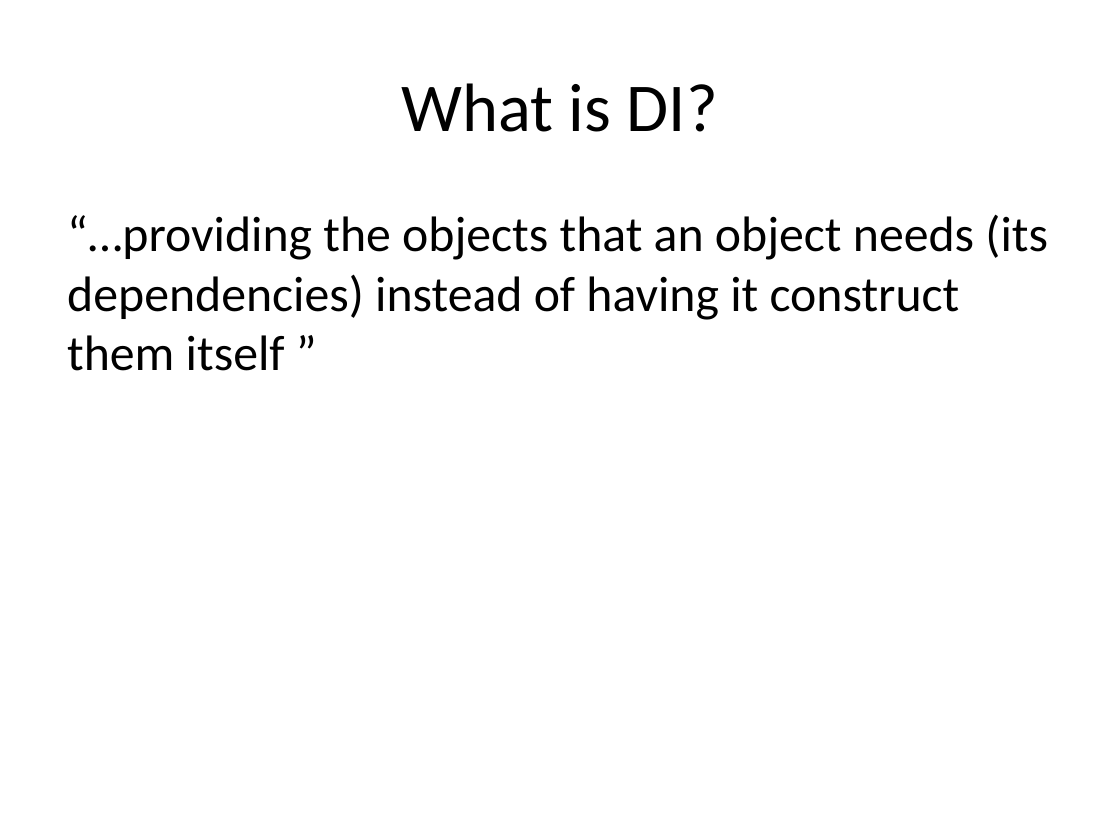
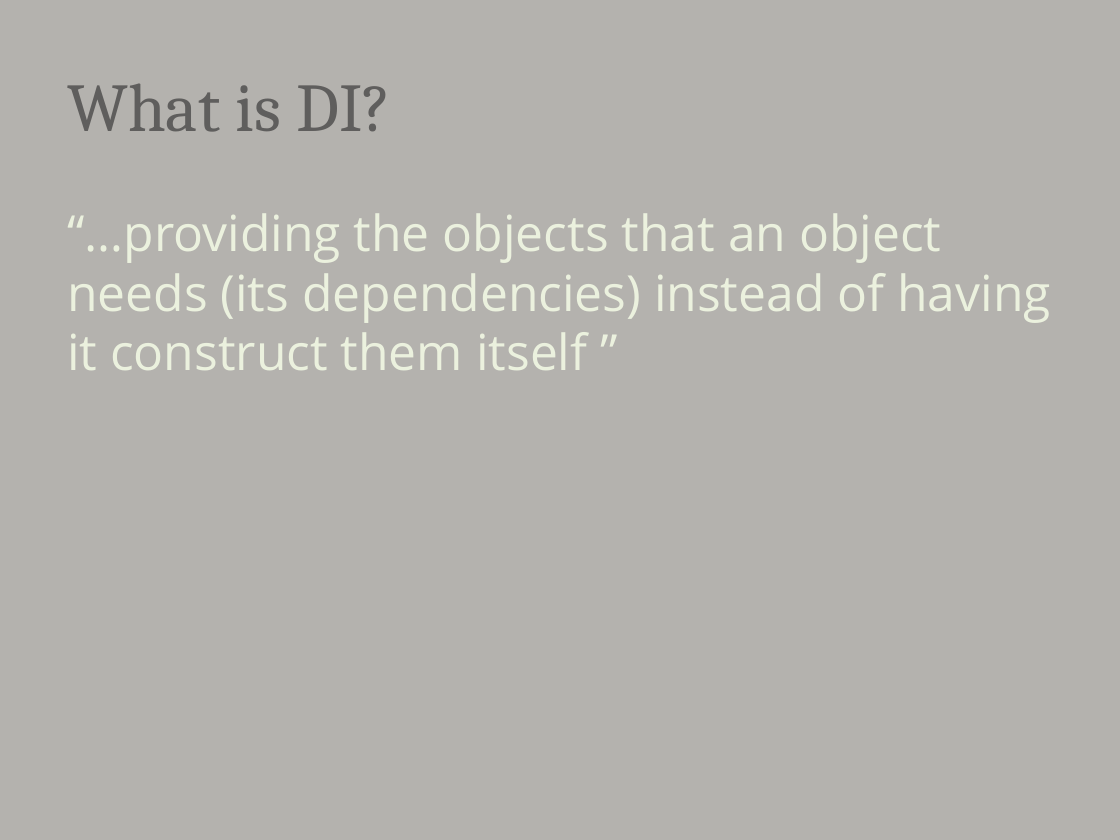
Before and after one commit to djhmateer/AltNetDI, a slide deck: slide 4 of My Journey into Dependency Injection.pptx. Drawn at 1120x840 pixels with LibreOffice and Linux fonts; fonts in the diff are those of the drawing. Boxes give left, top, right and bottom in pixels: in the first picture for what was removed or moved away, otherwise in the second. Text is boxed around its words. In the diff, an @@ line names an element or a change of style, - is before the commit and + after.

```diff
--- a/My Journey into Dependency Injection.pptx
+++ b/My Journey into Dependency Injection.pptx
@@ background #FFFFFF to #B4B2AE @@
@@ title "What is DI?" at [67, 83, 391, 132]: font Calibri to Cambria, text colour #000000 to #5F5E5D; alignment centre to left @@
@@ text "“…providing the objects that an ..." at [67, 213, 1050, 370]: font Calibri to Open Sans, text colour #000000 to #EBF1DE @@
```
Also in this commit, not shown: 4 other slides changed.
